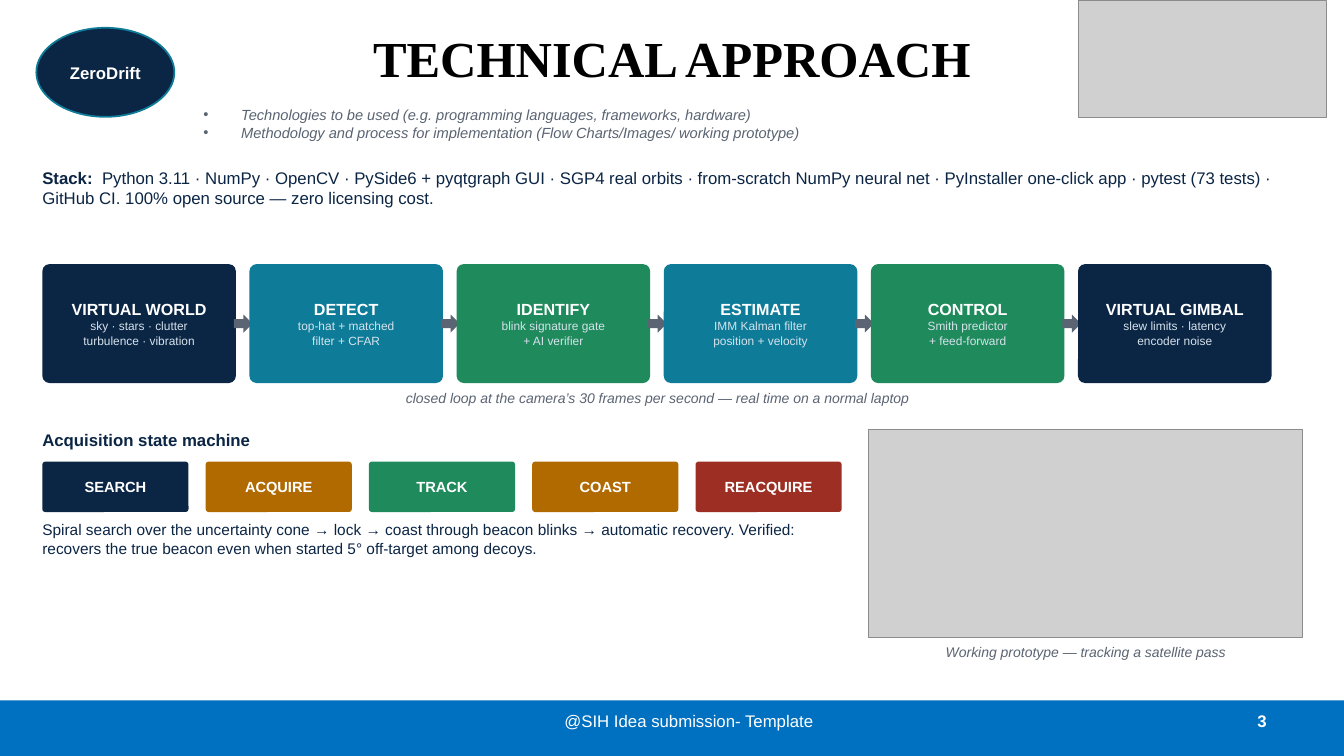
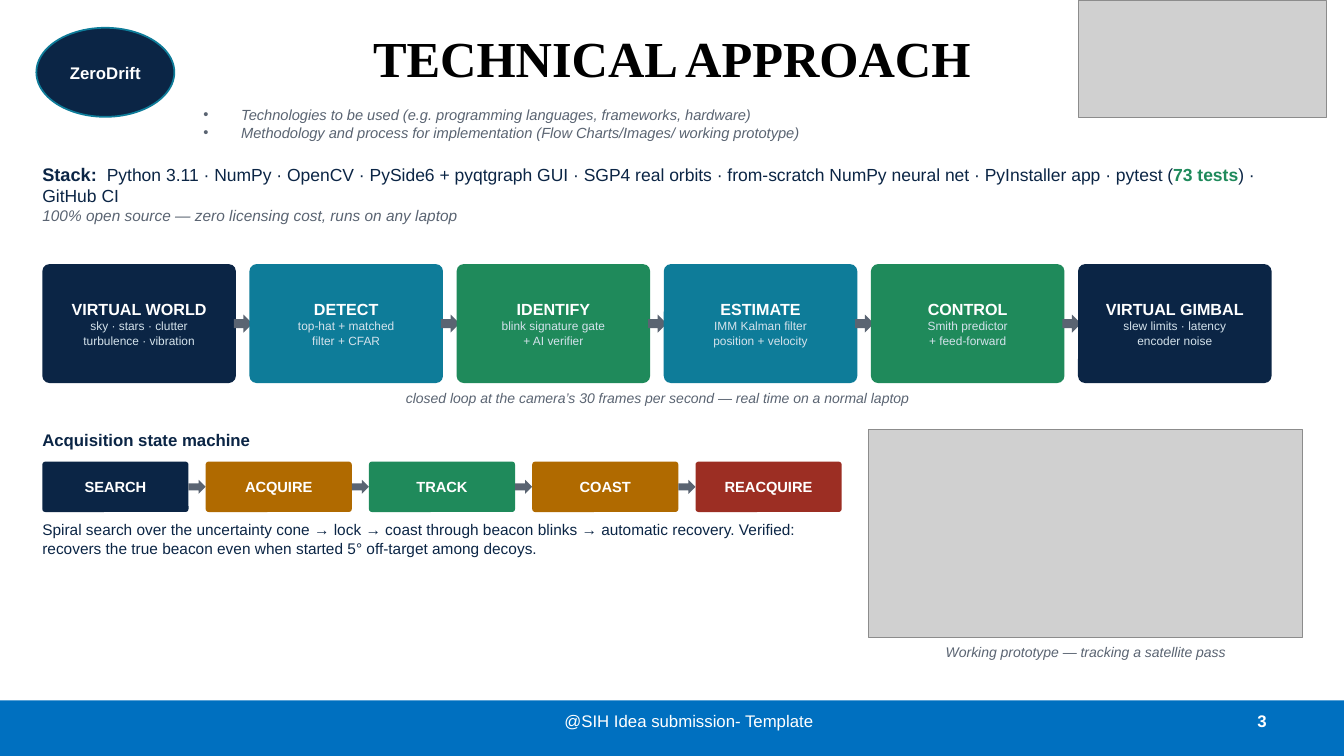
Before and after one commit to pranshukesavmishra/SIH2026, a slide deck: slide 3 of docs/submission/ZeroDrift_SIH26169.pptx. Drawn at 1344x756 pixels with LibreOffice and Linux fonts; fonts in the diff are those of the drawing; grey boxes stand for pictures. Boxes give left, top, right and bottom in pixels: in the first picture for what was removed or moved away, otherwise in the second. Text is boxed around its words. In the diff, an @@ line names an element or a change of style, - is before the commit and + after.

```diff
--- a/docs/submission/ZeroDrift_SIH26169.pptx
+++ b/docs/submission/ZeroDrift_SIH26169.pptx
@@ text at box(42, 167, 1244, 224): text changed; size 12 to 12.5 pt @@
-Stack: Python 3.11 · NumPy · OpenCV · PySide6 + pyqtgraph GUI · SGP4 real orbits · from-scratch NumPy neural net · PyInstaller one-click app · pytest (73 tests) · GitHub CI. 100% open source — zero licensing cost.
+Stack: Python 3.11 · NumPy · OpenCV · PySide6 + pyqtgraph GUI · SGP4 real orbits · from-scratch NumPy neural net · PyInstaller app · pytest (73 tests) · GitHub CI
+100% open source — zero licensing cost, runs on any laptop
@@ right arrow added at box(189, 480, 206, 494), fill #5A6472 @@
@@ right arrow added at box(352, 480, 369, 494), fill #5A6472 @@
@@ right arrow added at box(515, 480, 532, 494), fill #5A6472 @@
@@ right arrow added at box(679, 480, 696, 494), fill #5A6472 @@
```
Also in this commit, not shown: 4 other slides changed, 1 other file.
